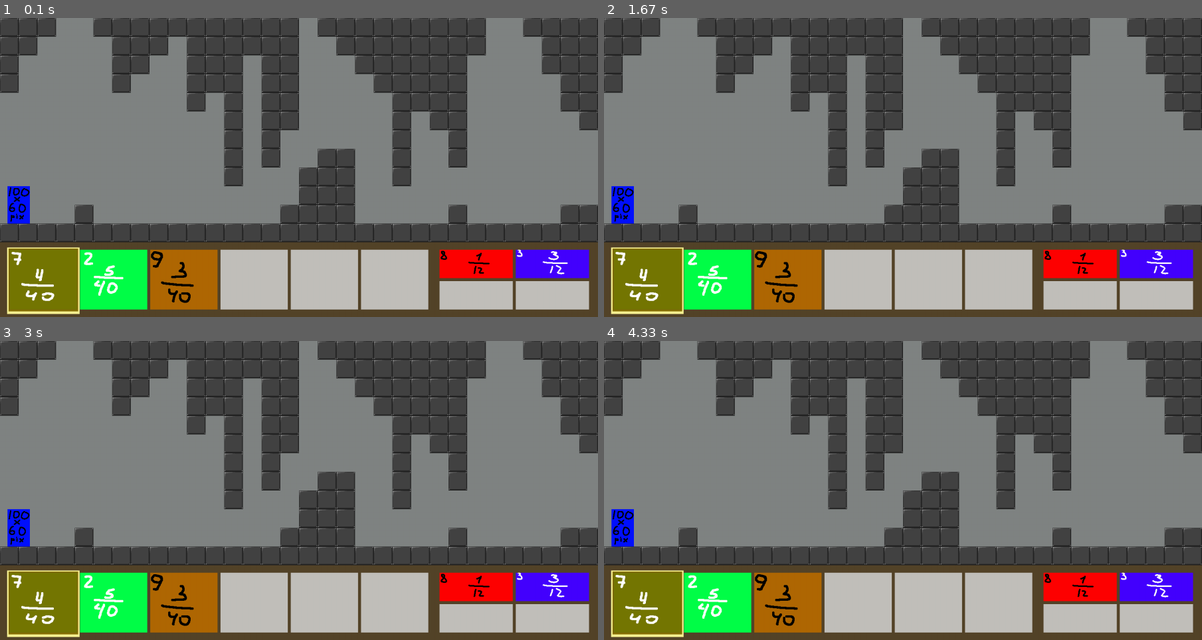
Above: before the commit, frames 1-4 (two rows, left to right).
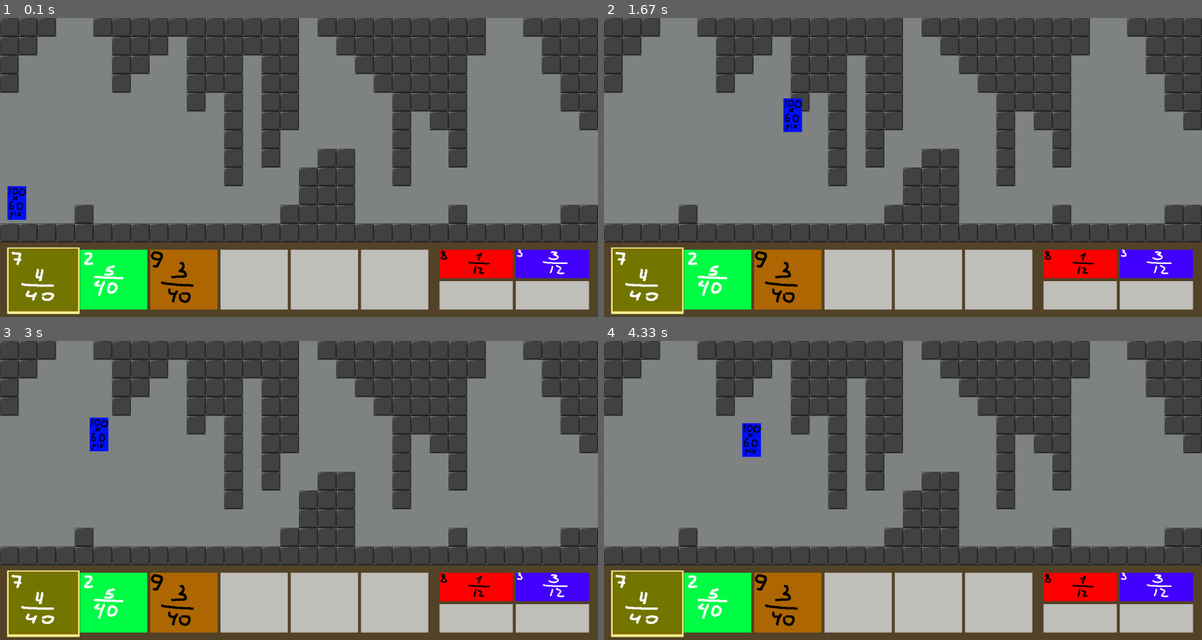
Above: after the commit, the same moments.

Repository: Kristal1ik/PyGame
Game: pygame game, started from Main.py
The game is run twice, just before and just after one commit, with the same random seed, the same clock (stepped at 60 frames per second) and the same inputs.
Inputs:
- Up to frame 1 (0.1 s): no input
- Up to frame 2 (1.67 s): hold Space 0.33-0.8 s; hold D 0.33-0.8 s; hold D 0.83-1.3 s; tap Space at 0.9, 1.2, 1.4 s; hold D from 1.33 s (still down)
- Up to frame 3 (3 s): tap Space at 1.7, 1.9, 2.2, 2.47, 2.8 s; release D at 1.8 s; hold A 1.83-2.37 s; hold S 2.4-2.7 s; hold A from 2.73 s (still down)
- Up to frame 4 (4.33 s): tap Space at 3.1, 3.23, 3.53, 3.9, 4.3 s; release A at 3.13 s; hold D 3.17-3.8 s; hold S 3.83-4.2 s; hold A from 4.23 s (still down)

The runs differ from the first frame. In frame 1, 0.3% of the frame differs, in the area x 1-5%, y 56-69%; in frame 2, 0.8%; in frame 3, 0.8%; in frame 4, 0.9%, in the area x 1-27%, y 27-69%.

Commit message:
упрощение

Diff:
--- a/Pers_file.py
+++ b/Pers_file.py
@@ -3,6 +3,7 @@
 
 class Pers(pygame.sprite.Sprite):
     image = pygame.image.load('game_imgs\Charecter.png')
+    image = pygame.transform.scale(image, (50, 90))
     # у персонажа изначальный размер = 100 * 60 пикселей
 
     def __init__(self, group):
@@ -12,14 +13,19 @@
         self.rect.x = 20
         self.rect.y = 450
 
-    def update(self, *args):
+    def update(self):
         #Изменены клавиши управления, чтобы при работе не было конфликта с классом Arrow.
         #Теперь управление как в большинстве игр - WASD
-        if args and args[0][pygame.K_s]:
-            self.rect.top += 10
-        if args and args[0][pygame.K_w]:
-            self.rect.top -= 10
-        if args and args[0][pygame.K_d]:
-            self.rect.right += 4
-        if args and args[0][pygame.K_a]:
-            self.rect.right -= 4
+
+        #Упращено
+        dx = 0
+        dy = 0
+        args = pygame.key.get_pressed()
+        if args[pygame.K_s]:
+            self.rect.top += 5
+        if args[pygame.K_SPACE]:
+            self.rect.top -= 5
+        if args[pygame.K_d]:
+            self.rect.right += 5
+        if args[pygame.K_a]:
+            self.rect.right -= 5
